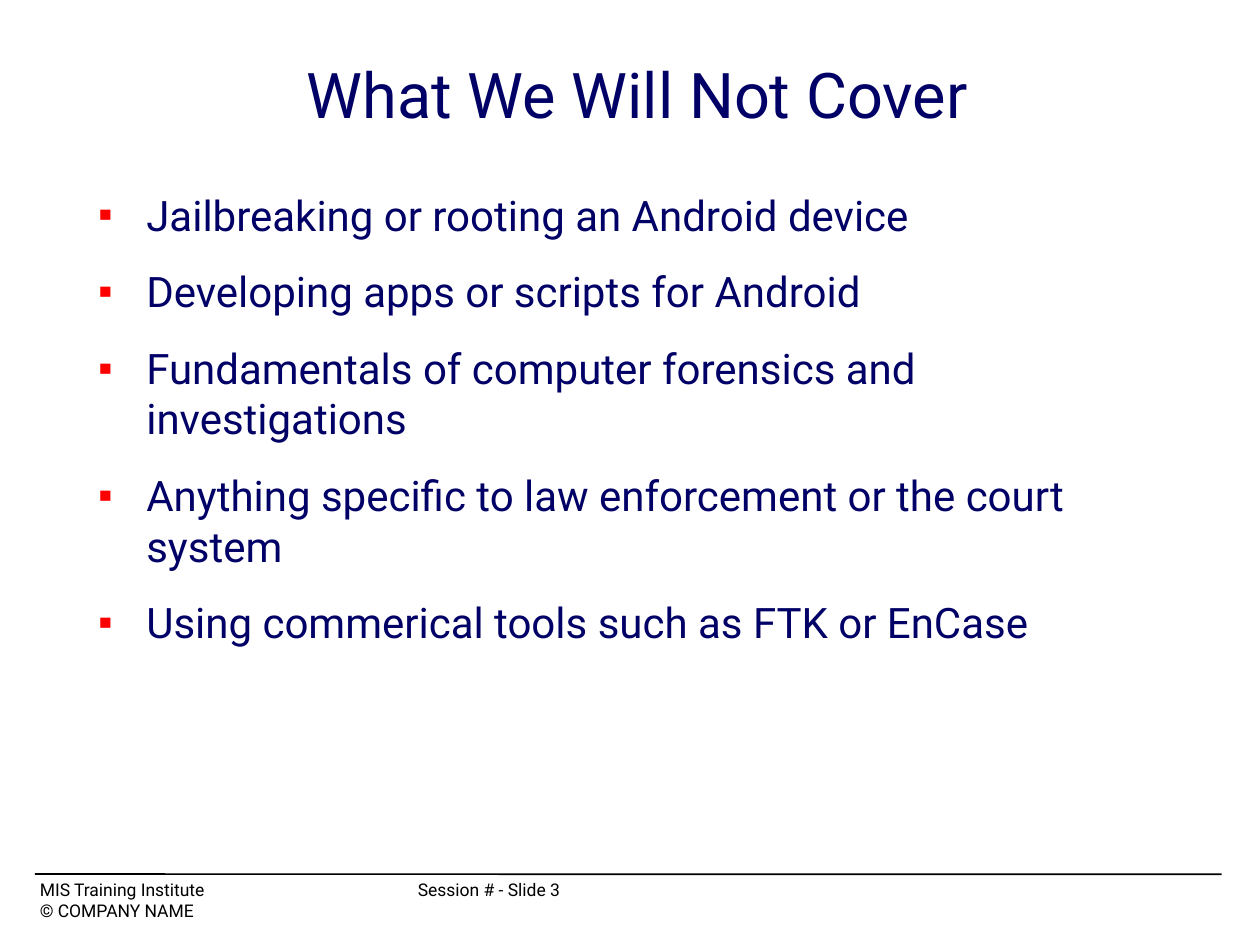
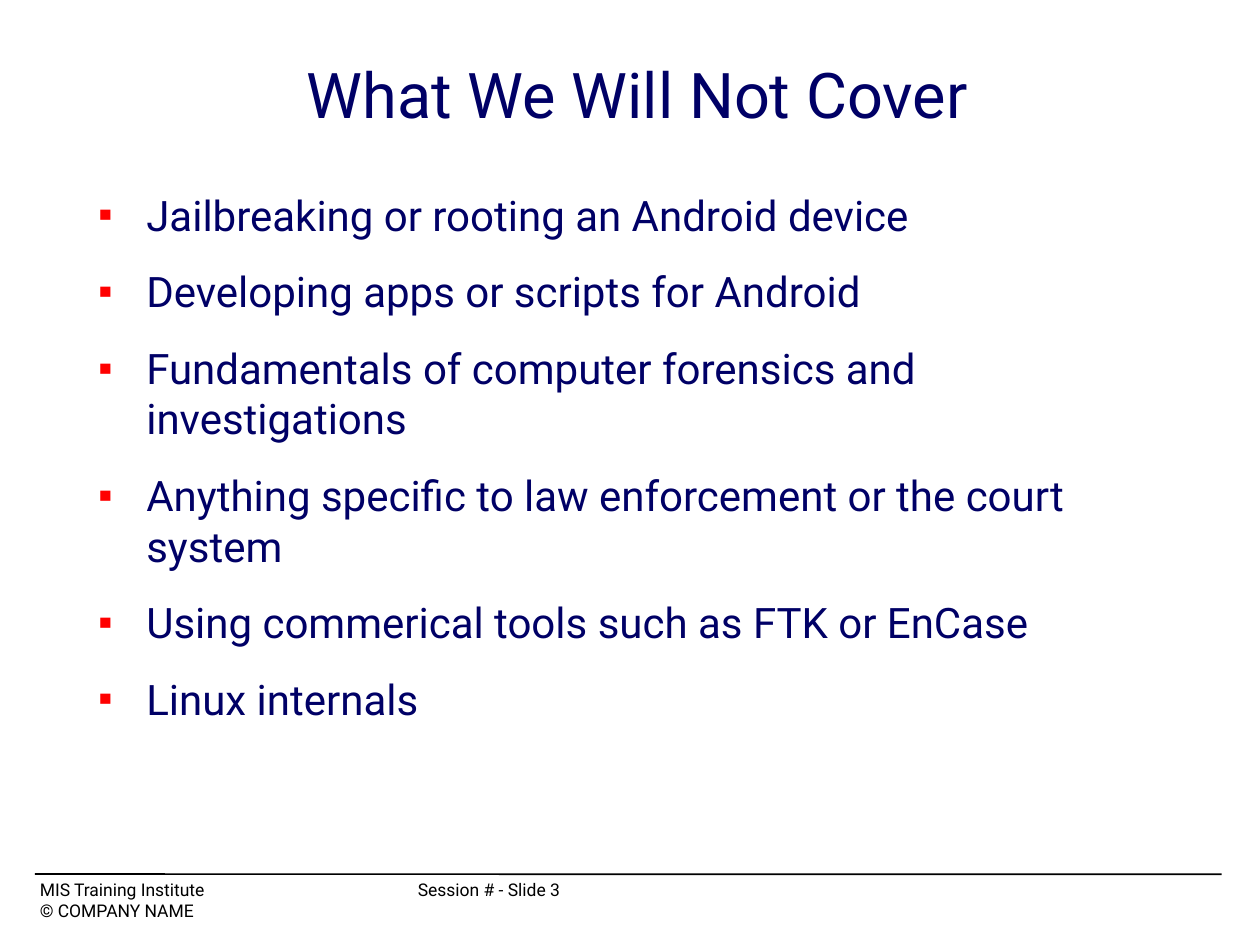
Before and after one commit to mchow01/Security, a slide deck: slide 3 of forensics/android/OS12_C4-mchow.ppt. Drawn at 1260x945 pixels with LibreOffice and Linux fonts; fonts in the diff are those of the drawing. Boxes give left, top, right and bottom in pixels: in the first picture for what was removed or moved away, otherwise in the second. Text is boxed around its words. In the diff, an @@ line names an element or a change of style, - is before the commit and + after.

```diff
--- a/forensics/android/OS12_C4-mchow.ppt
+++ b/forensics/android/OS12_C4-mchow.ppt
@@ text at (x1=146, y1=683, x2=419, y2=716): paragraph added @@
+■ Linux internals
```
Also in this commit, not shown: 9 other slides changed, 2 slides added, 29 other files.
